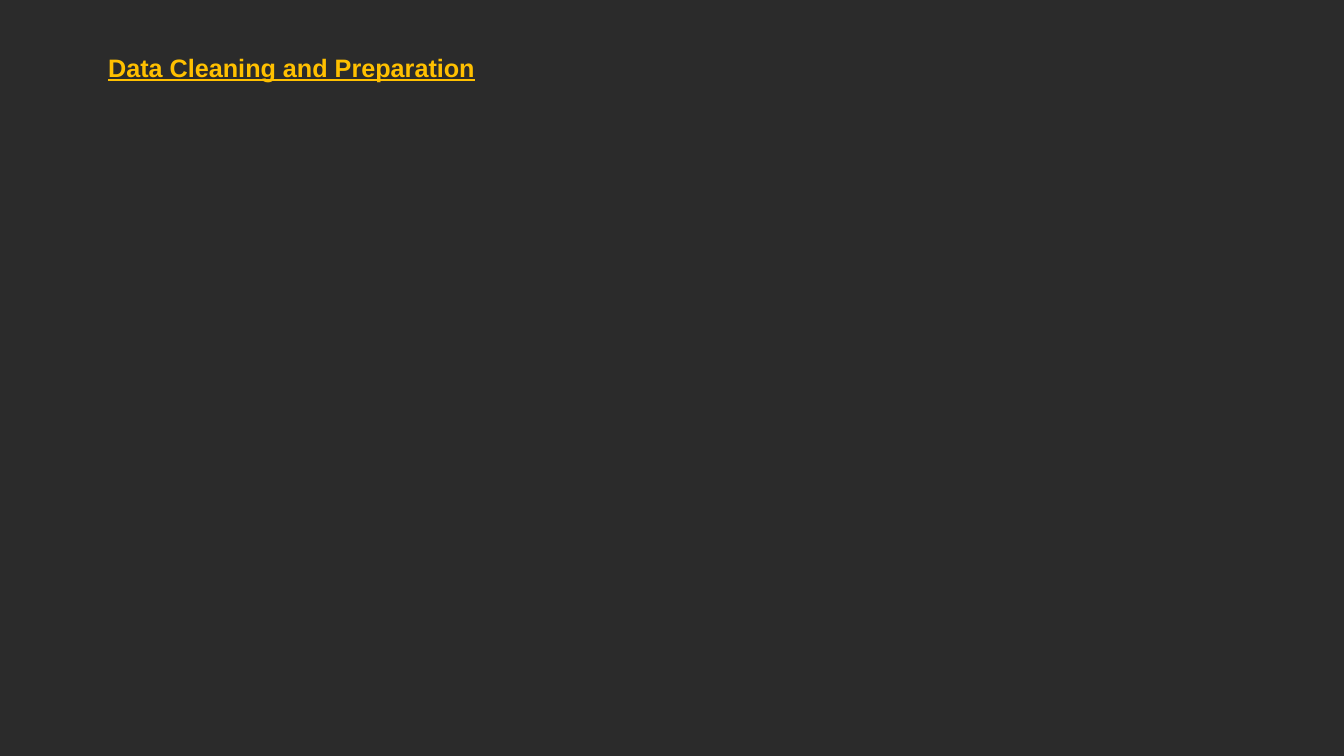
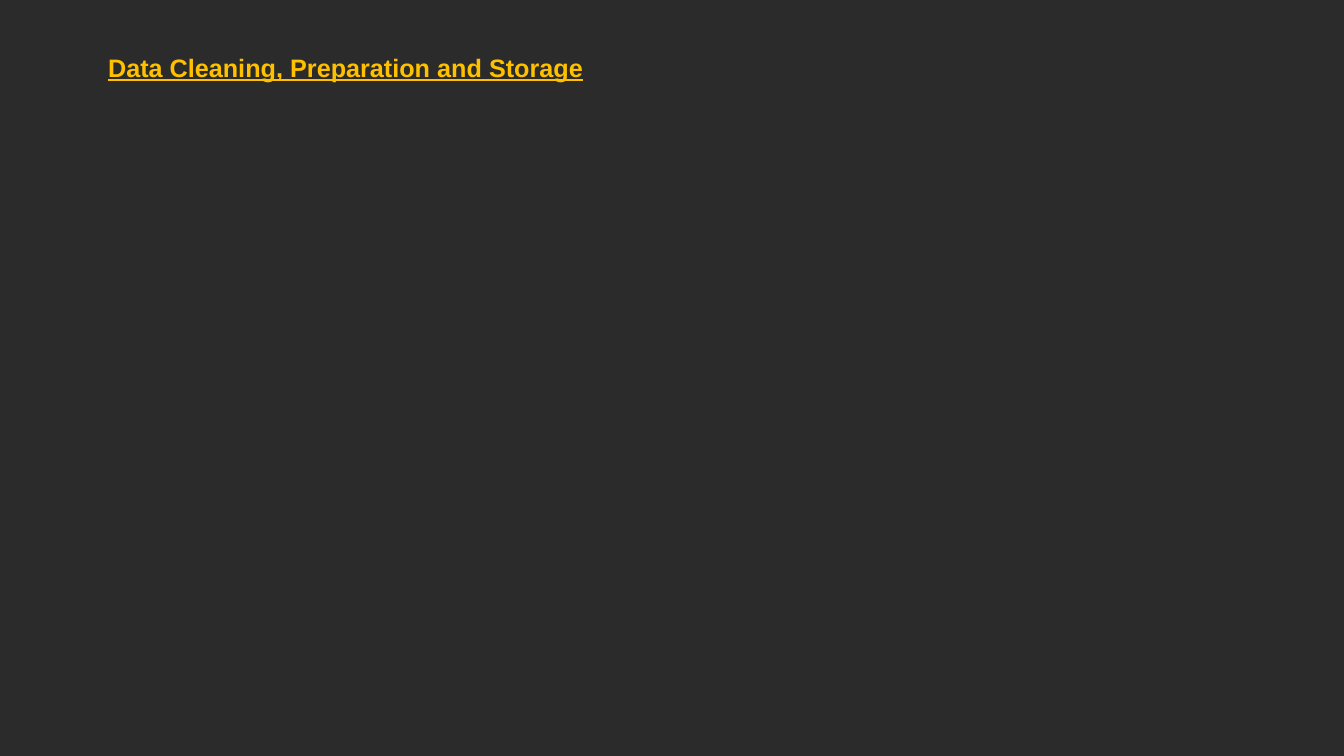
Before and after one commit to MarcoH97/Big-Data-project, a slide deck: slide 14 of 2023_05_24 - BDA - Big Data Big Dreams v0.pptx. Drawn at 1344x756 pixels with LibreOffice and Linux fonts; fonts in the diff are those of the drawing; background and template pictures are left out; a plain dark background stands for a picture behind light text. Boxes give left, top, right and bottom in pixels: in the first picture for what was removed or moved away, otherwise in the second. Text is boxed around its words. In the diff, an @@ line names an element or a change of style, - is before the commit and + after.

```diff
--- a/2023_05_24 - BDA - Big Data Big Dreams v0.pptx
+++ b/2023_05_24 - BDA - Big Data Big Dreams v0.pptx
@@ text at (x1=108, y1=58, x2=583, y2=83): text changed @@
-Data Cleaning and Preparation
+Data Cleaning, Preparation and Storage
```
Also in this commit, not shown: 1 other slide changed, 2 other files.
